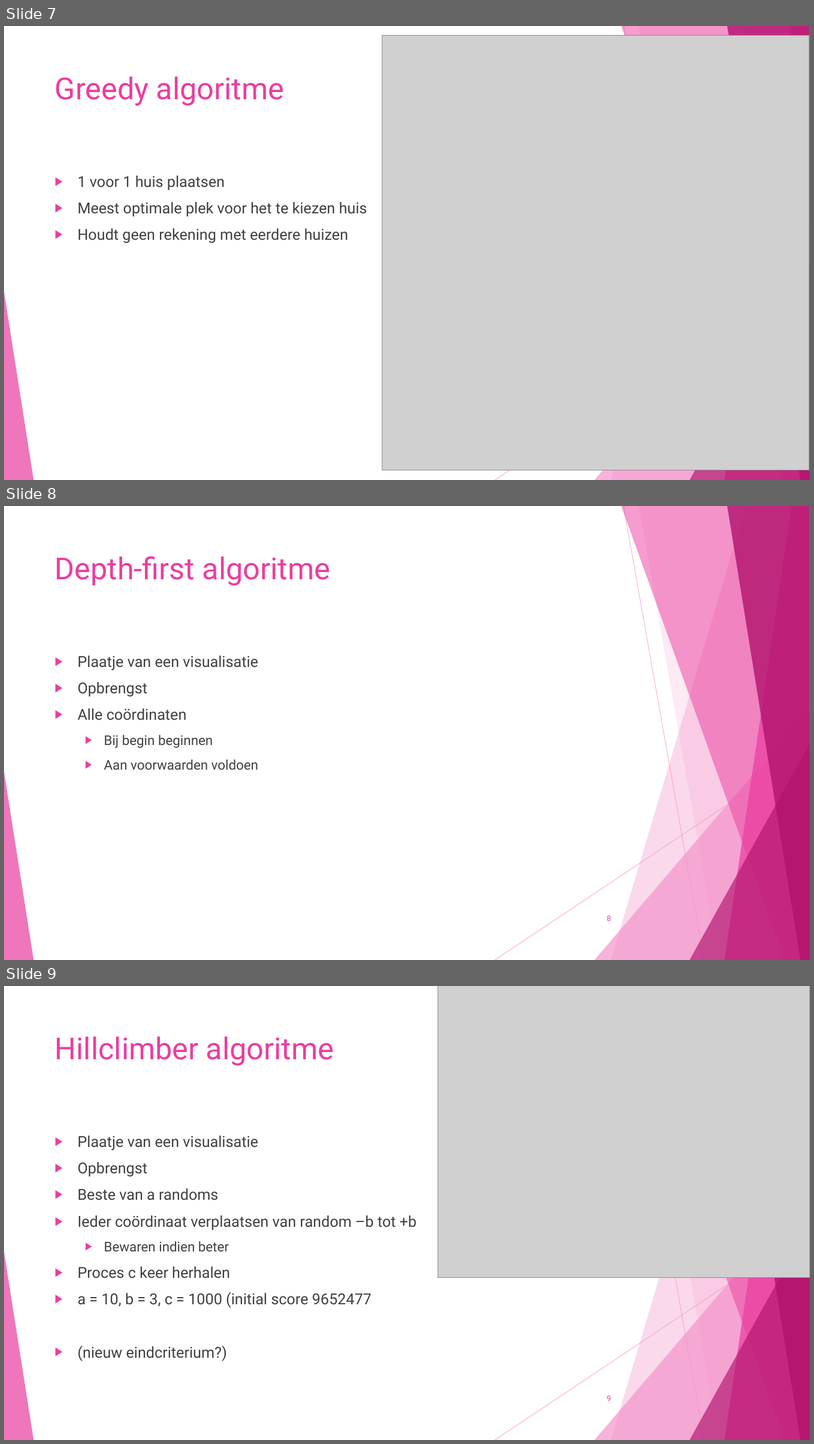
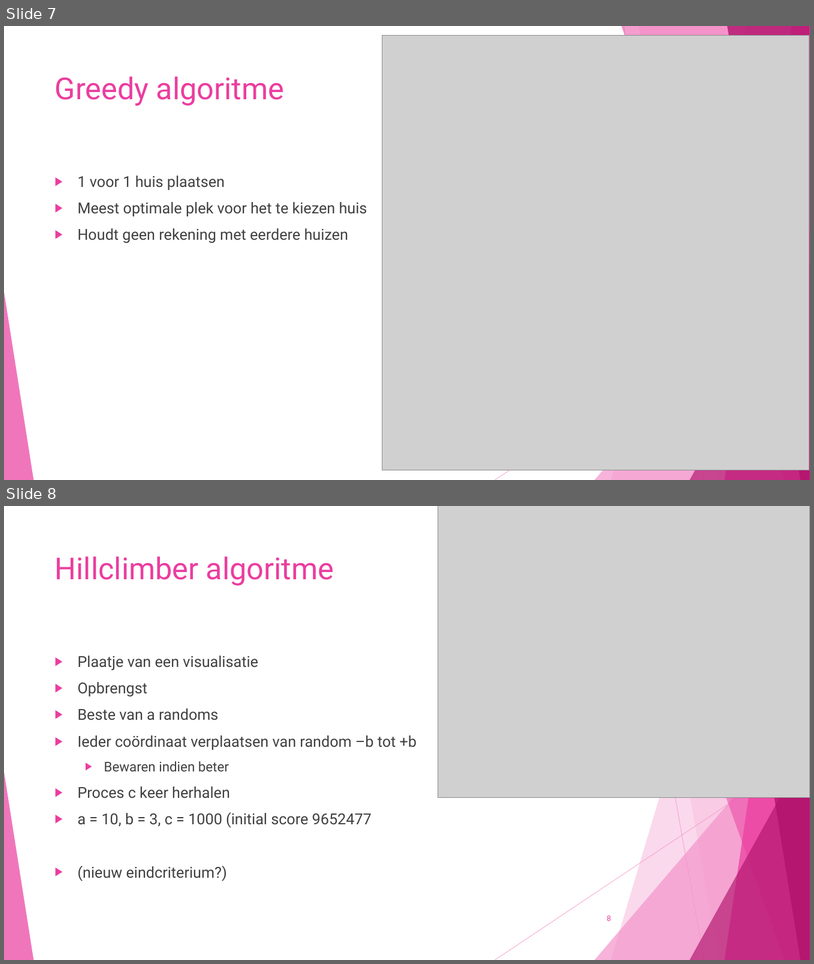
Before and after one commit to corne12345/Lekker-oke-, a slide deck: powerpoints/Amstelhaege PP 4.pptx. Shown one above the other, each under a label of ours: slides 7, 8 and 9 before the commit, slides 7 and 8 after it. The pictures are 814x1444 and 814x964 pixels, drawn with LibreOffice and Linux fonts; fonts in the diff are those of the drawing; grey boxes stand for pictures. Boxes give left, top, right and bottom in pixels: in the first picture for what was removed or moved away, otherwise in the second. Text is boxed around its words. In the diff, an @@ line names an element or a change of style, - is before the commit and + after.

```diff
--- a/powerpoints/Amstelhaege PP 4.pptx
+++ b/powerpoints/Amstelhaege PP 4.pptx
@@ slide 8 removed at <box>4,506,810,960</box>, background #FFFFFF; not listed: 10 template elements that a slide beside it also shows @@
@@ title removed at <box>55,556,330,586</box> @@
-Depth-first algoritme
@@ text removed at <box>78,655,258,769</box> @@
-▶ Plaatje van een visualisatie
-▶ Opbrengst
-▶ Alle coördinaten
-  ▶ Bij begin beginnen
-  ▶ Aan voorwaarden voldoen
@@ page number removed at <box>607,915,611,921</box> @@
-8
@@ what was slide 9 is now slide 8 @@
```
Also in this commit, not shown: 3 slides changed, 2 other files.
